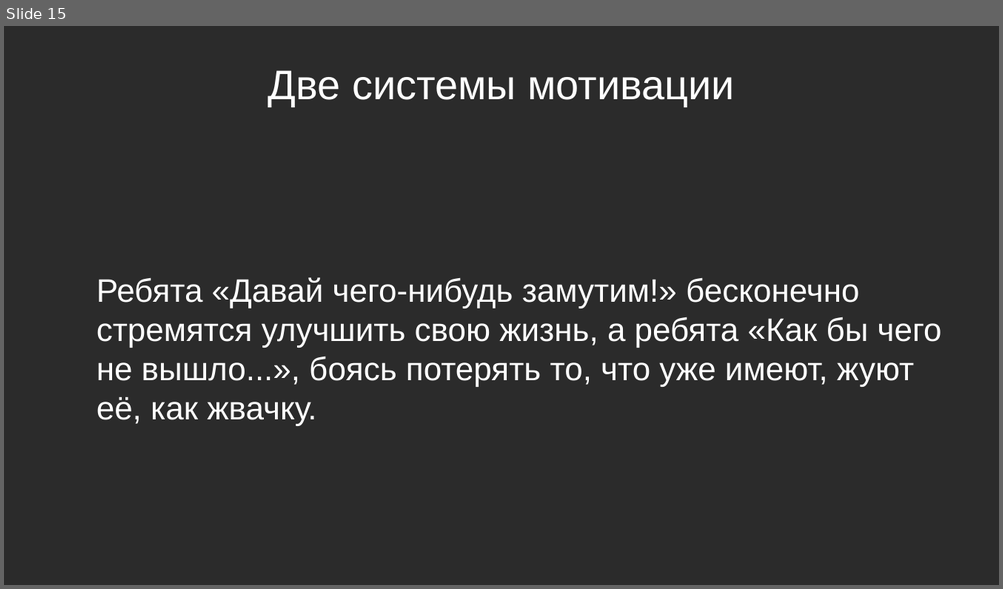
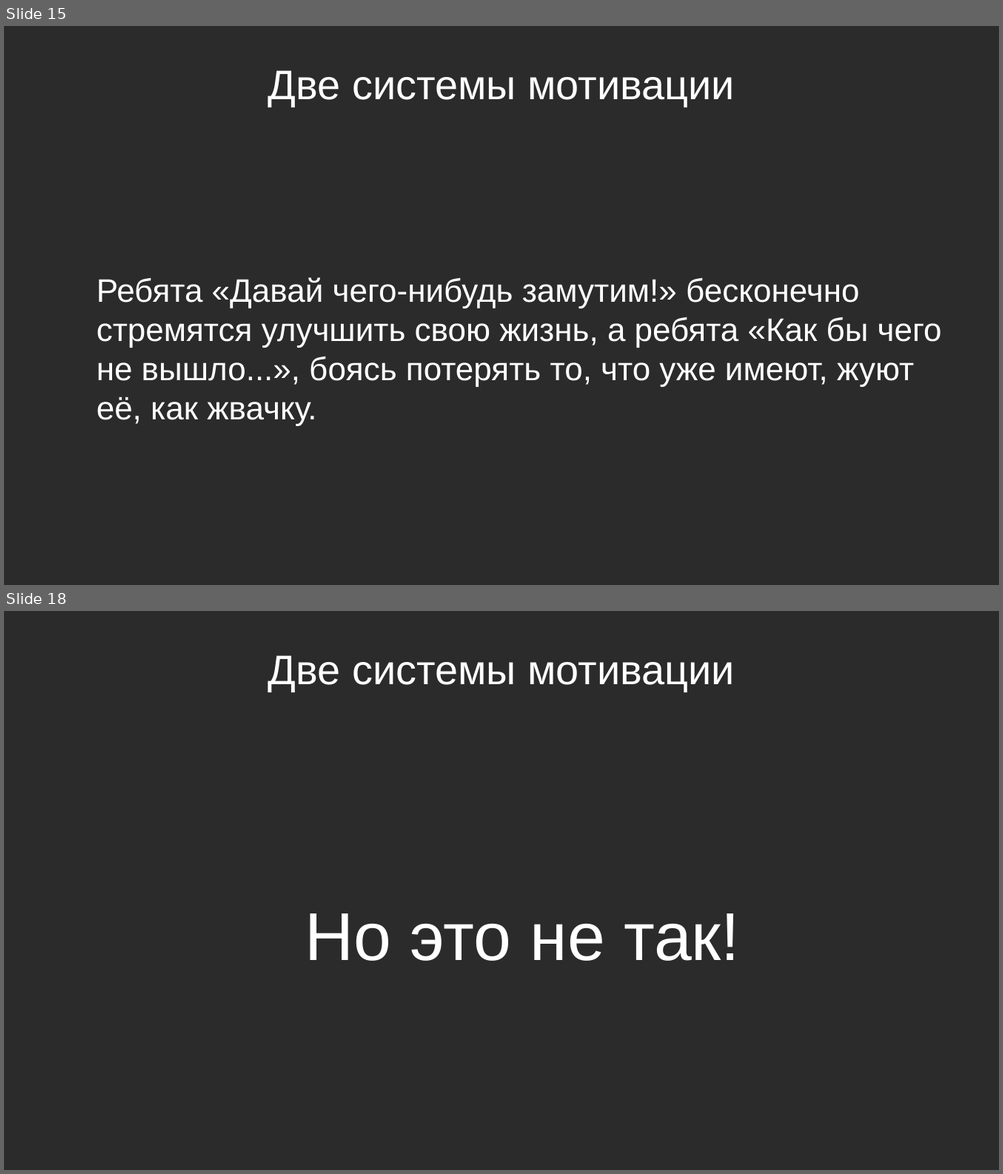
Before and after one commit to Chularev/articles, a slide deck: Psychology/Гомеостаз и мотивация (практика).odp. Shown one above the other, each under a label of ours: slide 15 before the commit, slides 15 and 18 after it; the slides between them are not shown. The pictures are 1003x589 and 1003x1174 pixels, drawn with LibreOffice and Linux fonts; fonts in the diff are those of the drawing; background and template pictures are left out; a plain dark background stands for a picture behind light text. Boxes give left, top, right and bottom in pixels: in the first picture for what was removed or moved away, otherwise in the second. Text is boxed around its words. In the diff, an @@ line names an element or a change of style, - is before the commit and + after.

```diff
--- a/Psychology/Гомеостаз и мотивация (практика).odp
+++ b/Psychology/Гомеостаз и мотивация (практика).odp
@@ slide 18 added at [4,611,999,1170], background picture (left out) @@
@@ title added at [268,655,734,692], 33 pt, text #FFFFFF @@
+Две системы мотивации
@@ text added at [305,914,740,961], 54 pt, text #FFFFFF @@
+Но это не так!
```
Also in this commit, not shown: 2 other slides added.
